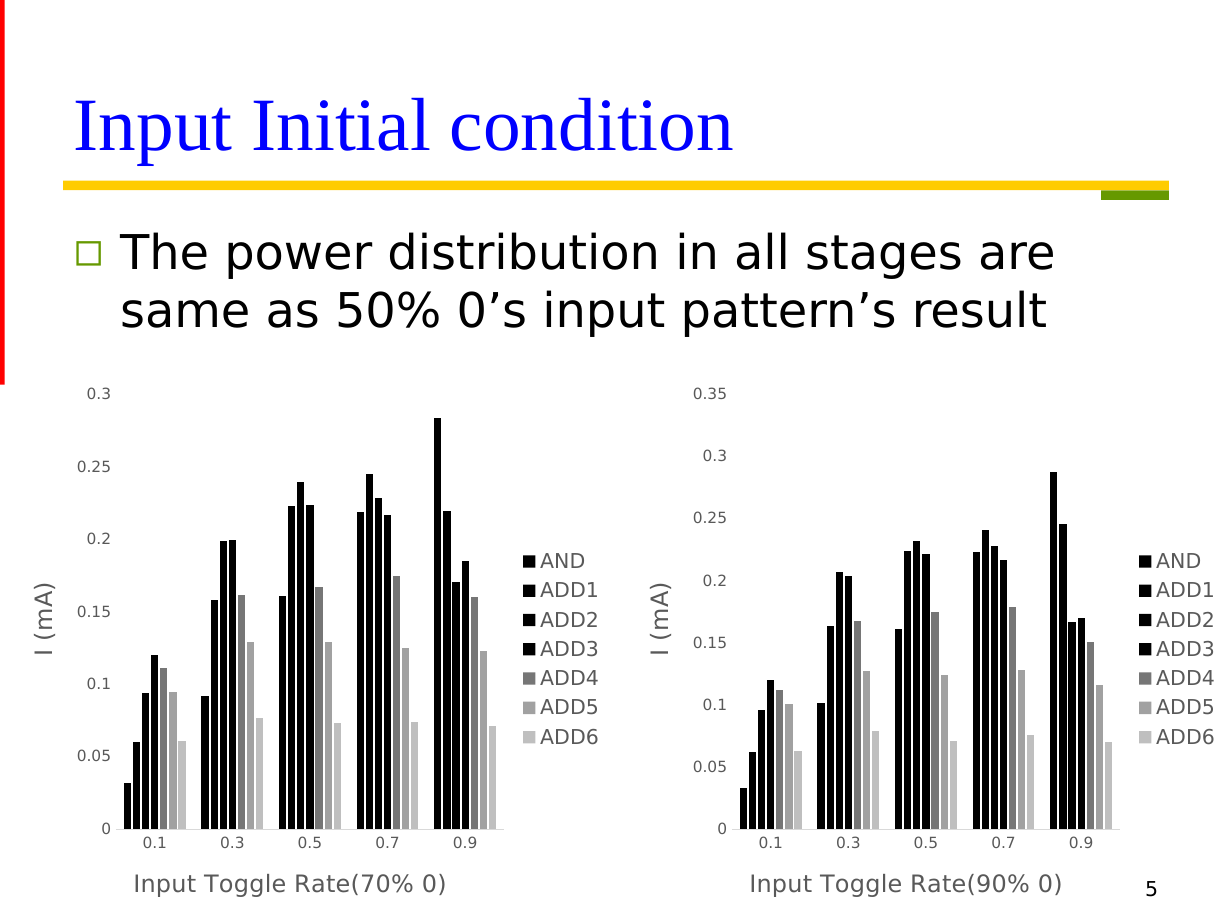
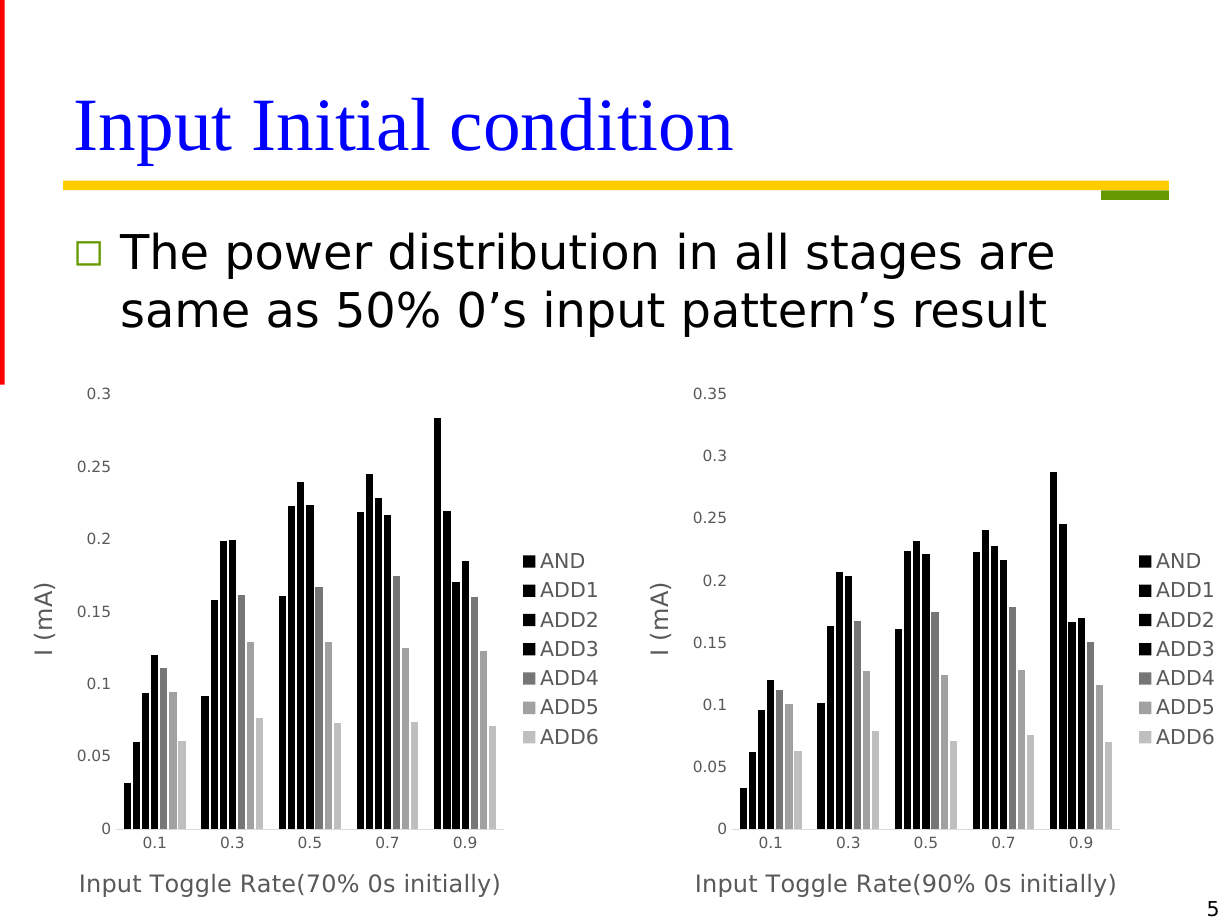
Before and after one commit to Oniontow/TTLiu_Project, a slide deck: slide 5 of tree/new_wood.pptx. Drawn at 1232x924 pixels with LibreOffice and Linux fonts; fonts in the diff are those of the drawing. Boxes give left, top, right and bottom in pixels: in the first picture for what was removed or moved away, otherwise in the second. Text is boxed around its words. In the diff, an @@ line names an element or a change of style, - is before the commit and + after.

```diff
--- a/tree/new_wood.pptx
+++ b/tree/new_wood.pptx
@@ column chart at bbox=[0, 375, 616, 924] @@
@@ category axis title "Input Toggle Rate(70% 0) " to "Input Toggle Rate(70% 0s initially) " @@
@@ column chart at bbox=[616, 375, 1232, 924] @@
@@ category axis title "Input Toggle Rate(90% 0) " to "Input Toggle Rate(90% 0s initially) " @@
@@ page number: place and size @@
-page number at bbox=[1145, 881, 1158, 897]
+page number at bbox=[1207, 901, 1220, 917]
```
Also in this commit, not shown: 6 other slides changed, 5 slides added, 3 other files.
